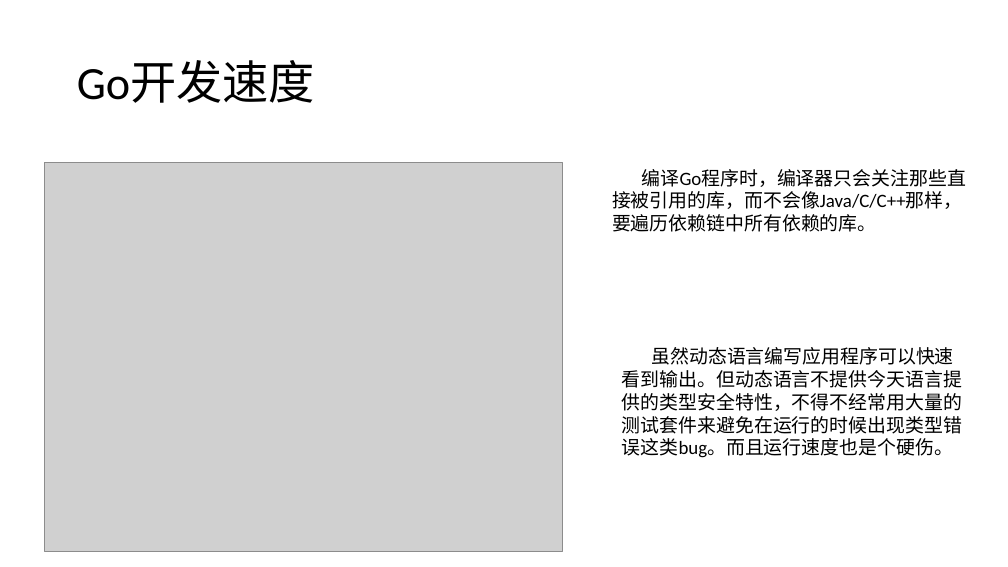
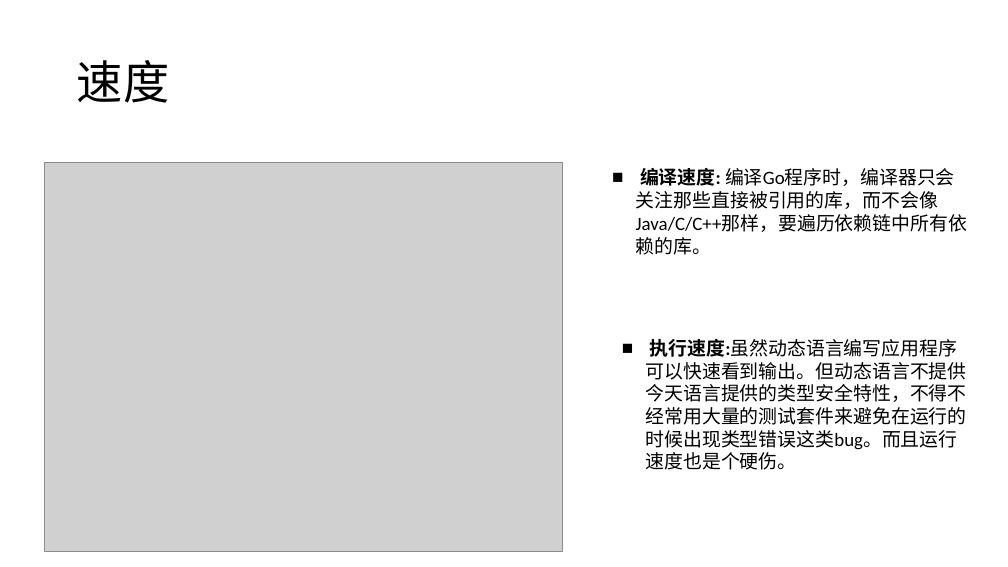
Before and after one commit to hongzhenglin/golearning, a slide deck: slide 11 of go学习笔记.pptx (slide 9 before the commit). Drawn at 1008x567 pixels with LibreOffice and Linux fonts; fonts in the diff are those of the drawing; grey boxes stand for pictures. Boxes give left, top, right and bottom in pixels: in the first picture for what was removed or moved away, otherwise in the second. Text is boxed around its words. In the diff, an @@ line names an element or a change of style, - is before the commit and + after.

Commit message:
update

```diff
--- a/go学习笔记.pptx
+++ b/go学习笔记.pptx
@@ title at bbox=[77, 60, 169, 103]: text changed @@
-Go开发速度
+速度
@@ text at bbox=[636, 168, 968, 255]: text changed @@
-编译Go程序时，编译器只会关注那些直接被引用的库，而不会像Java/C/C++那样，要遍历依赖链中所有依赖的库。
+■ 编译速度: 编译Go程序时，编译器只会关注那些直接被引用的库，而不会像Java/C/C++那样，要遍历依赖链中所有依赖的库。
@@ text at bbox=[645, 339, 966, 470]: text changed @@
-虽然动态语言编写应用程序可以快速看到输出。但动态语言不提供今天语言提供的类型安全特性，不得不经常用大量的测试套件来避免在运行的时候出现类型错误这类bug。而且运行速度也是个硬伤。
+■ 执行速度:虽然动态语言编写应用程序可以快速看到输出。但动态语言不提供今天语言提供的类型安全特性，不得不经常用大量的测试套件来避免在运行的时候出现类型错误这类bug。而且运行速度也是个硬伤。
```
Also in this commit, not shown: 8 other slides changed, 18 slides added, 2 slides removed.
